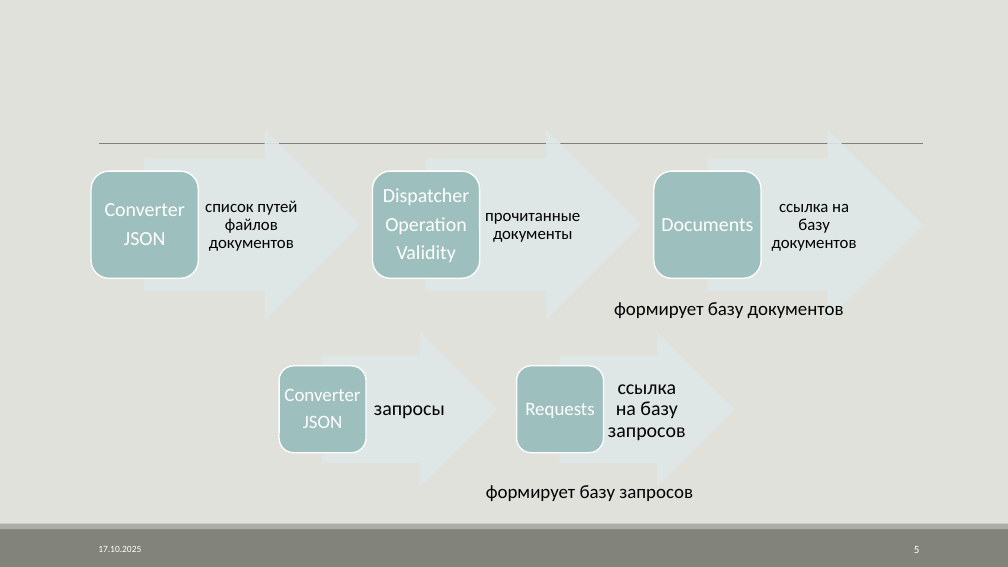
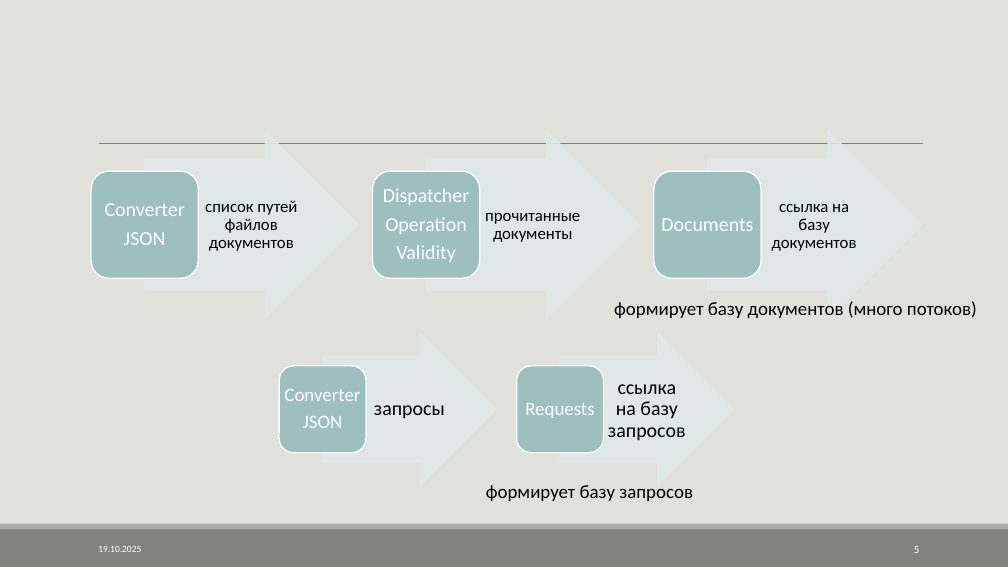
Before and after one commit to AVKazmirchuk/SearchEngine, a slide deck: slide 5 of presentation/защита.pptx. Drawn at 1008x567 pixels with LibreOffice and Linux fonts; fonts in the diff are those of the drawing. Boxes give left, top, right and bottom in pixels: in the first picture for what was removed or moved away, otherwise in the second. Text is boxed around its words. In the diff, an @@ line names an element or a change of style, - is before the commit and + after.

```diff
--- a/presentation/защита.pptx
+++ b/presentation/защита.pptx
@@ text at [614,301,977,318]: text changed @@
-формирует базу документов
+формирует базу документов (много потоков)
```
Also in this commit, not shown: 8 other slides changed, 3 slides added, 1 slide removed, 1 other file.
